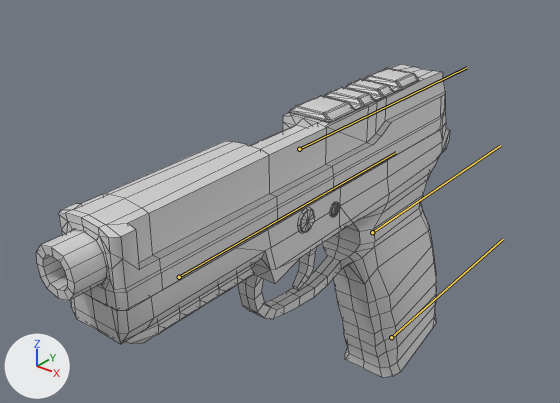
An edit to the FBX model Assets/6v6Shooter/Animations/[04] WeaponAnimations/Weapon -TAC 45 animations.fbx, drawn before and after from the same camera.
Before and after are seen from a 50 mm lens placed at (0.202, -0.369, 0.299), pointed at (-0.036, -0.07, 0.114). Every picture has the same lights, and +X, +Y and +Z are marked at lower left. The bones that bend it are drawn over the model as lines. Mesh edges are drawn as thin lines.

The first picture shows 'Base - TAC 45'.
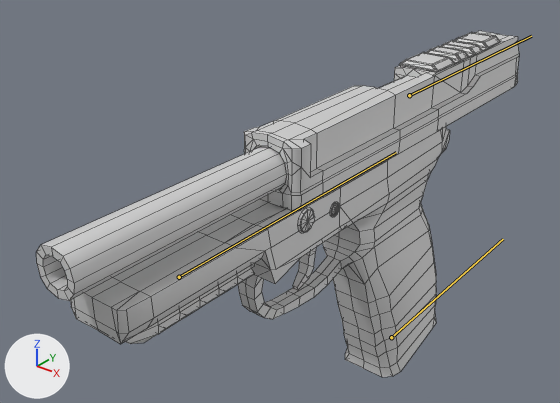
The newer file adds an action. The first version stands in its rest pose; the second is drawn at frame 100 of the action 'AN_MAG_Reload'.

What differs and where, as boxes (x1, y1, x2, y2) in the pictures (560 x 403 px):
```json
{"object": "Base - TAC 45", "change": "posed", "before": [36, 64, 450, 377], "after": [36, 31, 519, 377], "on screen": "17% wider, 11% taller"}
{"bone": "PistolSlide- Pistol", "before": "(299, 149) to (467, 67)", "after": "(409, 95) to (531, 36)"}
```

Scene script edits in JSON lines:
```json
{"block": "bone_pistolslide__pistol", "where": "bone_pistolslide__pistol = bpy.data.objects['TAC 45_Armature'].pose.bones['PistolSlide- Pistol']  # child of 'RightHandSocket - Pistol'"}
{"op": "set", "path": "bone_pistolslide__pistol.location", "old": "(0.0, 0.0, 0.0)", "new": "(0.0, 0.1007, 0.0)"}
```
